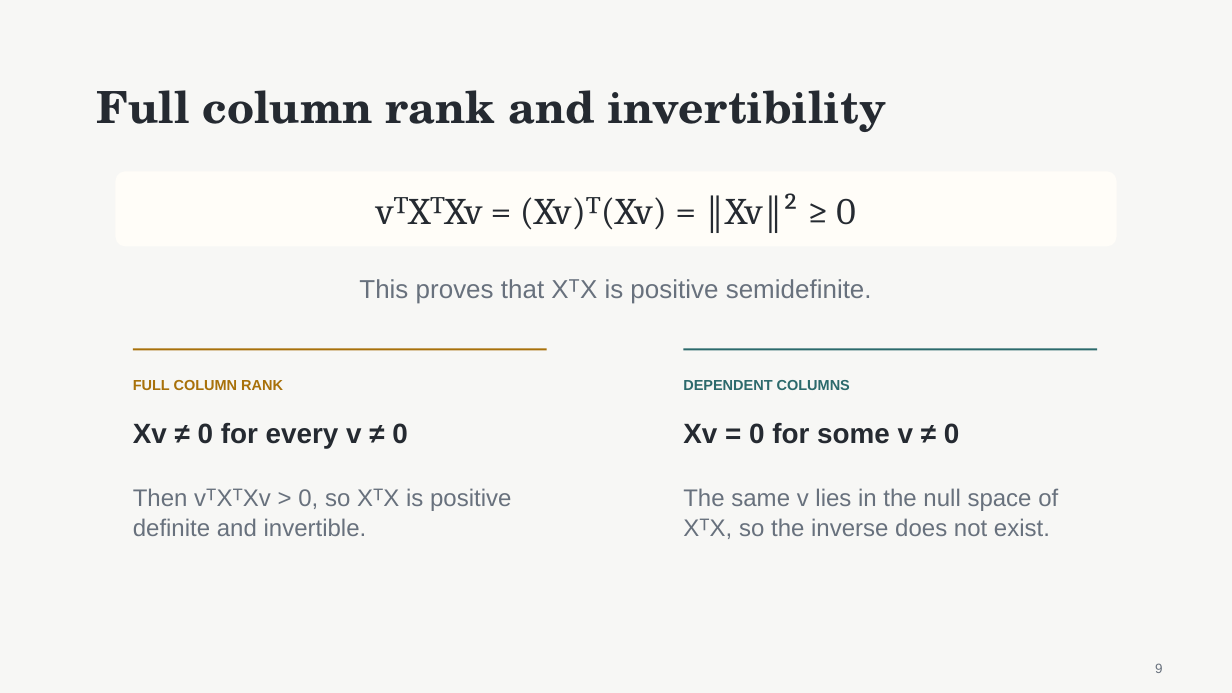
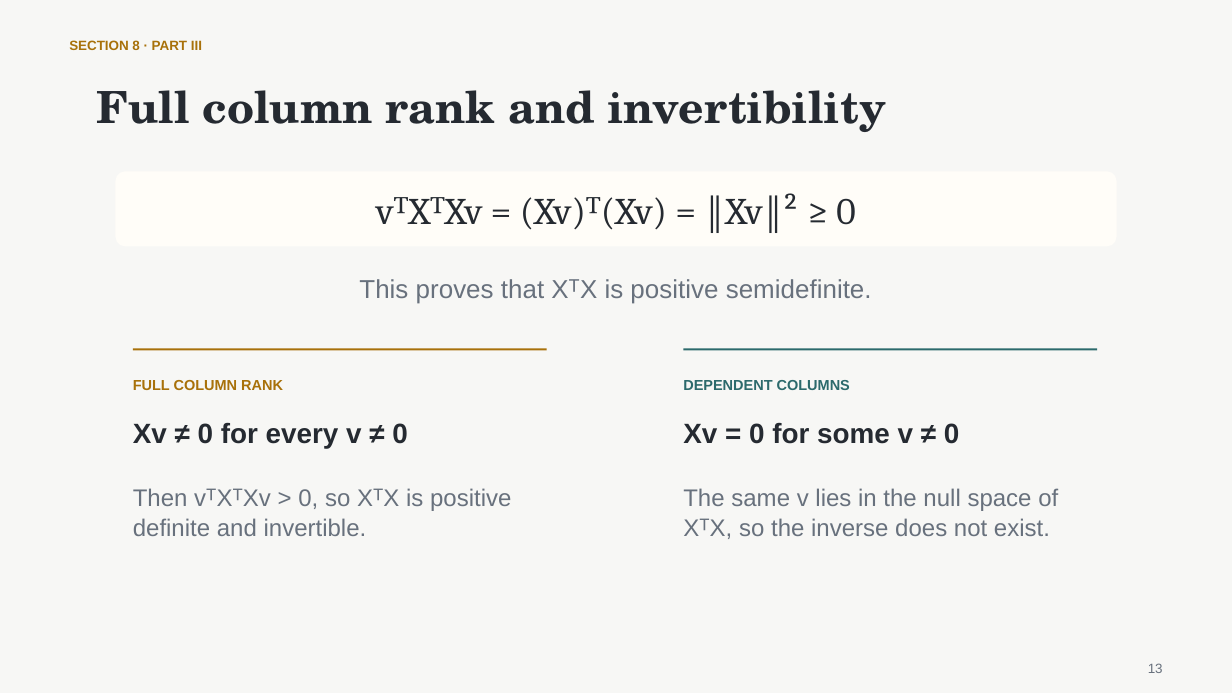
Before and after one commit to nurdauletakhanov/ReadingLab, a slide deck: slide 13 of public/slides/session-0-least-squares-foundations.pptx (slide 9 before the commit). Drawn at 1232x693 pixels with LibreOffice and Linux fonts; fonts in the diff are those of the drawing. Boxes give left, top, right and bottom in pixels: in the first picture for what was removed or moved away, otherwise in the second. Text is boxed around its words. In the diff, an @@ line names an element or a change of style, - is before the commit and + after.

Commit message:
Align Session 0 slides with tutorial sections

```diff
--- a/public/slides/session-0-least-squares-foundations.pptx
+++ b/public/slides/session-0-least-squares-foundations.pptx
@@ text added at (69, 40, 202, 54), 10.5 pt, text #A8710A, bold @@
+SECTION 8 · PART III
@@ text at (1148, 663, 1163, 673): text changed @@
-9
+13
```
Also in this commit, not shown: 16 other slides changed, 4 slides added, 4 slides removed, 1 other file.
